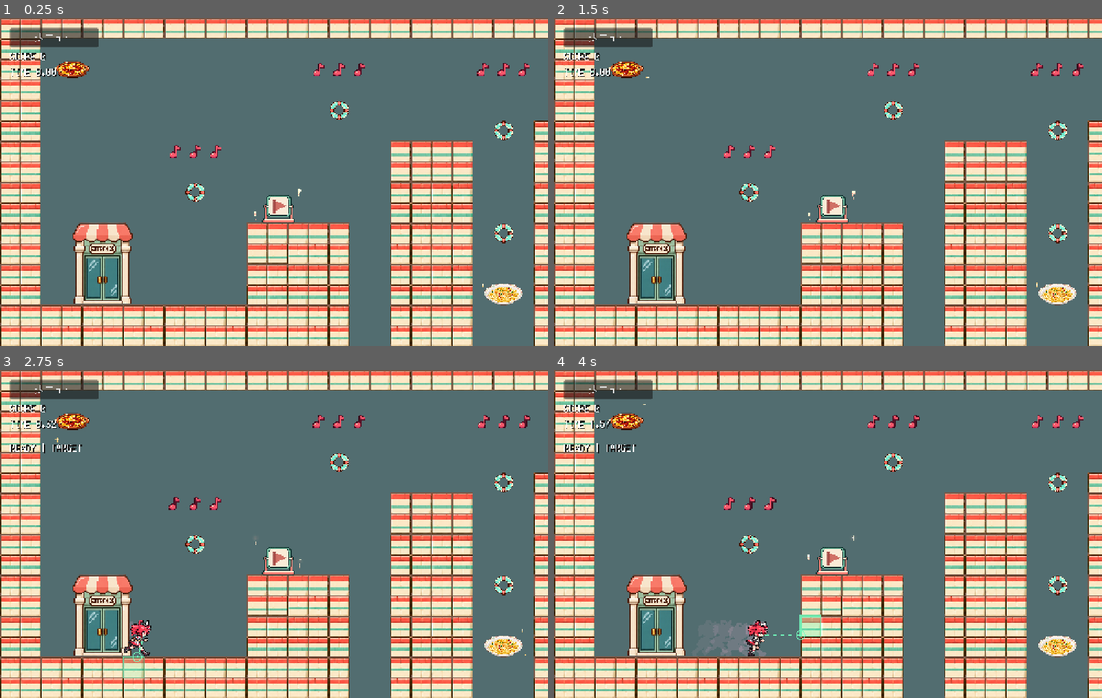
Above: before the commit, frames 1-4 (two rows, left to right).
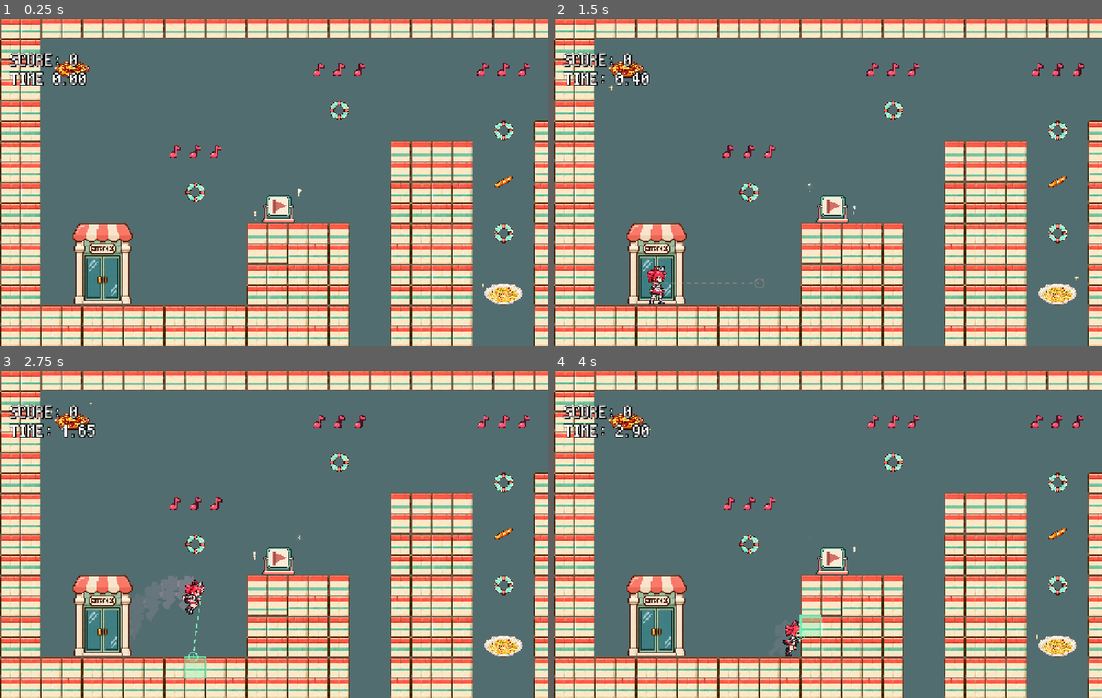
Above: after the commit, the same moments.

Repository: syun77/gd_bungee_gum
Game: Godot game, scene res://scenes/game_time_attack.tscn
Two runs of this game, one before a commit and one after it. Both use one fixed random seed, a clock stepped at 60 frames per second and the inputs below. Sound files missing from this copy of the repository are replaced by a short silence.
Inputs (mouse positions are in pixels of both pictures, inside the frame that each line leads up to):
- Up to frame 1 (0.25 s): no input
- Up to frame 2 (1.5 s): click (608, 37) at 0.5 s, where only the run before the commit has a clickable "メニュー"; click (828, 155) at 1.25 s, where only the run before the commit has a clickable "リトライ"
- Up to frame 3 (2.75 s): tap Enter (ui_accept) at 2 s; move the mouse to (394, 517) at 2.02 s; hold D (move_right) from 2.03 s (still down); hold Down (aim_down) from 2.03 s (still down); click (394, 517) at 2.17 s; tap Z (jump) at 2.27 s
- Up to frame 4 (4 s): release D (move_right) at 2.75 s; release Down (aim_down) at 2.75 s; drag from (718, 550) to (625, 422) at 2.77 s; move the mouse to (882, 461) at 3.52 s; hold D (move_right) from 3.53 s (still down); tap Right (aim_right) at 3.6 s; click (882, 461) at 3.67 s

The runs differ from the first frame. In frame 1, 1.9% of the frame differs, in the area x 1-94%, y 2-52%; in frame 2, 2.3%; in frame 3, 3.6%, in the area x 1-97%, y 2-94%; in frame 4, 3.0%.

Commit message:
HUD調整

Diff:
--- /dev/null
+++ b/gd-bungee-gum/resources/hud_score_theme.tres
@@ -0,0 +1,13 @@
+[gd_resource type="Theme" format=3 uid="uid://clkee6ikd4b30"]
+
+[ext_resource type="FontFile" uid="uid://djyl28bp2yobx" path="res://assets/fonts/PixelMplus10-Regular.ttf" id="1_aktja"]
+
+[resource]
+default_font = ExtResource("1_aktja")
+default_font_size = 40
+Label/colors/font_color = Color(1, 1, 1, 1)
+Label/colors/font_outline_color = Color(0, 0, 0, 1)
+Label/colors/font_shadow_color = Color(0.1, 0.1, 0.1, 1)
+Label/constants/outline_size = 8
+Label/constants/shadow_offset_x = 2
+Label/constants/shadow_offset_y = 2
--- /dev/null
+++ b/gd-bungee-gum/resources/hud_timer_theme.tres
@@ -0,0 +1,13 @@
+[gd_resource type="Theme" format=3 uid="uid://ypw0ml8rlij5"]
+
+[ext_resource type="FontFile" uid="uid://djyl28bp2yobx" path="res://assets/fonts/PixelMplus10-Regular.ttf" id="1_xvvy3"]
+
+[resource]
+default_font = ExtResource("1_xvvy3")
+default_font_size = 40
+Label/colors/font_color = Color(1, 1, 1, 1)
+Label/colors/font_outline_color = Color(0, 0, 0, 1)
+Label/colors/font_shadow_color = Color(0.1, 0.1, 0.1, 1)
+Label/constants/outline_size = 8
+Label/constants/shadow_offset_x = 2
+Label/constants/shadow_offset_y = 2
--- a/gd-bungee-gum/resources/score_popup_theme.tres
+++ b/gd-bungee-gum/resources/score_popup_theme.tres
@@ -1,10 +1,10 @@
 [gd_resource type="Theme" format=3 uid="uid://dinywbm7mcwyy"]
 
-[ext_resource type="FontFile" uid="uid://c4tskst2d0ixh" path="res://assets/fonts/PixelMplus12-Regular.ttf" id="1"]
+[ext_resource type="FontFile" uid="uid://v4buufjxs3ib" path="res://assets/fonts/PixelMplus10-Bold.ttf" id="1_aa0xc"]
 
 [resource]
-default_font = ExtResource("1")
-default_font_size = 24
-Label/colors/font_color = Color(0.76296526, 0.6653618, 5.0055983e-06, 1)
-Label/colors/font_outline_color = Color(1, 1, 1, 1)
-Label/constants/outline_size = 1
+default_font = ExtResource("1_aa0xc")
+default_font_size = 30
+Label/colors/font_color = Color(0.91452706, 0.9999948, 0.36090606, 1)
+Label/colors/font_outline_color = Color(0, 0, 0, 1)
+Label/constants/outline_size = 8
--- a/gd-bungee-gum/scenes/game.tscn
+++ b/gd-bungee-gum/scenes/game.tscn
@@ -1,101 +1,85 @@
-[gd_scene load_steps=13 format=3]
+[gd_scene format=3 uid="uid://u642wwu1xefu"]
 
-[ext_resource type="PackedScene" path="res://scenes/stages/theater_stage.tscn" id="1"]
-[ext_resource type="PackedScene" path="res://scenes/characters/player.tscn" id="2"]
-[ext_resource type="Script" path="res://scripts/game.gd" id="3"]
+[ext_resource type="PackedScene" uid="uid://vy4qy0kxefw1" path="res://scenes/stages/theater_stage.tscn" id="1"]
+[ext_resource type="PackedScene" uid="uid://bkcjfo8j82sw1" path="res://scenes/characters/player.tscn" id="2"]
+[ext_resource type="Script" uid="uid://sspiiado8egh" path="res://scripts/game.gd" id="3"]
+[ext_resource type="Script" uid="uid://dn8lthsdojpa8" path="res://scripts/gum_connection.gd" id="4"]
+[ext_resource type="PackedScene" path="res://scenes/props/gum_box.tscn" id="5"]
+[ext_resource type="Resource" uid="uid://cg8q5jqsbnmcs" path="res://resources/game_settings.tres" id="6"]
+[ext_resource type="PackedScene" path="res://scenes/effects/gum_attachment_effect.tscn" id="7"]
+[ext_resource type="PackedScene" path="res://scenes/effects/landing_dust_effect.tscn" id="8"]
+[ext_resource type="Script" uid="uid://cv488pcxuwl1w" path="res://scripts/gum_shot_particles.gd" id="9"]
+[ext_resource type="Script" uid="uid://cjfldbpaik30q" path="res://scripts/gum_hit_particles.gd" id="10"]
+[ext_resource type="Script" uid="uid://64manah8i08" path="res://scripts/gum_hit_shockwave.gd" id="11"]
+[ext_resource type="PackedScene" path="res://scenes/props/pulley_trolley.tscn" id="12"]
+[ext_resource type="Theme" uid="uid://clkee6ikd4b30" path="res://resources/hud_score_theme.tres" id="13"]
+[ext_resource type="Theme" uid="uid://ypw0ml8rlij5" path="res://resources/hud_timer_theme.tres" id="14"]
 
-[ext_resource type="Script" path="res://scripts/gum_connection.gd" id="4"]
-[ext_resource type="PackedScene" path="res://scenes/props/gum_box.tscn" id="5"]
-
-[ext_resource type="Resource" path="res://resources/game_settings.tres" id="6"]
-
-[ext_resource type="PackedScene" path="res://scenes/effects/gum_attachment_effect.tscn" id="7"]
-
-[ext_resource type="PackedScene" path="res://scenes/effects/landing_dust_effect.tscn" id="8"]
-
-[ext_resource type="Script" path="res://scripts/gum_shot_particles.gd" id="9"]
-
-[ext_resource type="Script" path="res://scripts/gum_hit_particles.gd" id="10"]
-
-[ext_resource type="Script" path="res://scripts/gum_hit_shockwave.gd" id="11"]
-
-[ext_resource type="PackedScene" path="res://scenes/props/pulley_trolley.tscn" id="12"]
-
-[node name="Game" type="Node2D"]
+[node name="Game" type="Node2D" unique_id=924366412]
 script = ExtResource("3")
 settings = ExtResource("6")
 
-[node name="TheaterStage" parent="." instance=ExtResource("1")]
+[node name="TheaterStage" parent="." unique_id=21892051 instance=ExtResource("1")]
 
-[node name="Player" parent="." instance=ExtResource("2")]
+[node name="Player" parent="." unique_id=44715239 instance=ExtResource("2")]
 
-[node name="Gum" type="Node2D" parent="."]
+[node name="Gum" type="Node2D" parent="." unique_id=1865170451]
 z_index = 5
 script = ExtResource("4")
 
-[node name="GumShotParticles" type="Node2D" parent="."]
+[node name="GumShotParticles" type="Node2D" parent="." unique_id=542293802]
 z_index = 4
 script = ExtResource("9")
 
-[node name="GumHitShockwave" type="Node2D" parent="."]
+[node name="GumHitShockwave" type="Node2D" parent="." unique_id=1611868943]
 z_index = 4
 script = ExtResource("11")
 
-[node name="GumHitParticles" type="Node2D" parent="."]
+[node name="GumHitParticles" type="Node2D" parent="." unique_id=647908062]
 z_index = 5
 script = ExtResource("10")
 
-[node name="GumAttachmentEffect" parent="." instance=ExtResource("7")]
+[node name="GumAttachmentEffect" parent="." unique_id=524252792 instance=ExtResource("7")]
 
-[node name="LandingDustEffect" parent="." instance=ExtResource("8")]
+[node name="LandingDustEffect" parent="." unique_id=1296053373 instance=ExtResource("8")]
 
-[node name="LightBox" parent="." instance=ExtResource("5")]
+[node name="LightBox" parent="." unique_id=1736731684 instance=ExtResource("5")]
 position = Vector2(360, 610)
 
-[node name="HeavyBox" parent="." instance=ExtResource("5")]
+[node name="HeavyBox" parent="." unique_id=1101461875 instance=ExtResource("5")]
+modulate = Color(0.9, 0.6, 0.7, 1)
 position = Vector2(500, 610)
 mass = 6.0
-modulate = Color(0.9, 0.6, 0.7, 1)
 
-[node name="PuzzleLightBox" parent="." instance=ExtResource("5")]
+[node name="PuzzleLightBox" parent="." unique_id=1204532768 instance=ExtResource("5")]
 position = Vector2(1952, 620)
 
-[node name="PuzzleHeavyBox" parent="." instance=ExtResource("5")]
+[node name="PuzzleHeavyBox" parent="." unique_id=852446898 instance=ExtResource("5")]
+modulate = Color(0.9, 0.6, 0.7, 1)
 position = Vector2(2752, 428)
 mass = 6.0
-modulate = Color(0.9, 0.6, 0.7, 1)
 
-[node name="PulleyTrolley" parent="." instance=ExtResource("12")]
+[node name="PulleyTrolley" parent="." unique_id=857657502 instance=ExtResource("12")]
 position = Vector2(944, 384)
 
-[node name="Camera2D" type="Camera2D" parent="."]
+[node name="Camera2D" type="Camera2D" parent="." unique_id=1185809244]
 limit_left = 0
 limit_top = 0
 limit_right = 5120
 limit_bottom = 768
 
-[node name="HUD" type="CanvasLayer" parent="."]
+[node name="HUD" type="CanvasLayer" parent="." unique_id=670439807]
 
-[node name="Status" type="Label" parent="HUD"]
-offset_left = 24.0
-offset_top = 168.0
-theme_override_colors/font_shadow_color = Color(0.1, 0.1, 0.1, 1)
-theme_override_constants/shadow_offset_x = 2
-theme_override_constants/shadow_offset_y = 2
-
-[node name="Menu" type="Button" parent="HUD"]
-offset_left = 24.0
-offset_top = 24.0
-offset_right = 230.0
-offset_bottom = 68.0
-focus_mode = 0
-text = "メニュー"
-
-[node name="Score" type="Label" parent="HUD"]
+[node name="Score" type="Label" parent="HUD" unique_id=1569635]
 offset_left = 24.0
 offset_top = 76.0
-mouse_filter = 2
-theme_override_colors/font_shadow_color = Color(0.1, 0.1, 0.1, 1)
-theme_override_constants/shadow_offset_x = 2
-theme_override_constants/shadow_offset_y = 2
+theme = ExtResource("13")
 text = "SCORE 0"
+
+[node name="Timer" type="Label" parent="HUD" unique_id=1382531452]
+offset_left = 24.0
+offset_top = 120.0
+offset_right = 204.0
+offset_bottom = 164.0
+theme = ExtResource("14")
+text = "TIME 0.00"
--- a/gd-bungee-gum/scenes/stages/time_attack.tscn
+++ b/gd-bungee-gum/scenes/stages/time_attack.tscn
@@ -249,7 +249,7 @@
 
 [node name="Baguettes" type="TileMapLayer" parent="." unique_id=70104694]
 position = Vector2(0, 16)
-tile_map_data = PackedByteArray("AAAgABAAAAAAAAAAAAApABIAAAAAAAAAAAA=")
+tile_map_data = PackedByteArray("AAAgABAAAAAAAAAAAAApABIAAAAAAAAAAAAYAA8AAAAAAAAAAAA=")
 tile_set = ExtResource("5_baguette")
 collision_enabled = false
 
--- a/gd-bungee-gum/scripts/food_collectible.gd
+++ b/gd-bungee-gum/scripts/food_collectible.gd
@@ -1,6 +1,6 @@
 extends Area2D
 ## Scene tile collectible; gum can reel it to the player's hand.
-const POINTS := 1000
+const POINTS := 300
 const ScorePopup = preload("res://scripts/score_popup.gd")
 const CollectionEffect = preload("res://scripts/food_collect_effect.gd")
 const IdleEffect = preload("res://scripts/food_idle_effect.gd")
--- a/gd-bungee-gum/scripts/game.gd
+++ b/gd-bungee-gum/scripts/game.gd
@@ -26,7 +26,6 @@
 @onready var player_shape: CollisionShape2D = $Player/CollisionShape2D
 @onready var camera: Camera2D = $Camera2D
 @onready var gum: Node2D = $Gum
-@onready var status: Label = $HUD/Status
 var spike_sweep: ShapeCast2D
 var restarting := false
 var death_effect: Sprite2D
@@ -76,10 +75,8 @@
 	$PulleyTrolley.bind(gum)
 
 func _setup_timer() -> void:
-	timer_label = $HUD/Score.duplicate()
-	timer_label.name = "Timer"
-	timer_label.position.y = 112.0
-	$HUD.add_child(timer_label)
+	timer_label = $HUD/Timer
+	timer_label.show()
 	var record := ConfigFile.new()
 	if record.load(TIME_ATTACK_RECORD) == OK:
 		best_time = record.get_value("record", "seconds", 0.0)
@@ -101,7 +98,7 @@
 		if saved.get("scene") == scene_file_path:
 			collected_items = saved.get("collected_items", {}).duplicate()
 			score = saved.get("score", 0)
-	$HUD/Score.text = "SCORE %d" % score
+	$HUD/Score.text = "SCORE: %d" % score
 	_register_pickups($TheaterStage)
 
 func _register_pickups(host: Node) -> void:
@@ -138,7 +135,6 @@
 	pause_menu.retry_requested.connect(restart)
 	pause_menu.selection_requested.connect(return_to_stage_select)
 	pause_menu.resumed.connect(func(): suppress_gameplay_tick = true)
-	$HUD/Menu.pressed.connect(pause_menu.open)
 
 func _setup_entrance() -> void:
 	entrance = preload("res://scripts/stage_entrance.gd").new()
@@ -226,7 +222,7 @@
 		return
 	if time_attack:
 		elapsed += delta
-		timer_label.text = "TIME %.2f" % elapsed
+		timer_label.text = "TIME: %.2f" % elapsed
 	if is_instance_valid(death_effect):
 		if death_effect.step(delta):
 			restart(true)
@@ -255,7 +251,6 @@
 		return
 	_update_camera(delta)
 	gum.update_aim(_aim_target())
-	_update_status()
 
 func _setup_checkpoints() -> void:
 	var checkpoints := get_node_or_null("TheaterStage/Checkpoints")
@@ -375,21 +370,6 @@
 	elif gum.state != gum.State.OUTBOUND:
 		gum.fire(aim_direction)
 		player.fire_gum()
-
-func _update_status() -> void:
-	if gum.connected():
-		status.text = "%s | TENSION %d%% | LENGTH %.0f / REST %.0f | LIMIT %.0f%% | PIVOTS %d" % [
-			"CONTRACT" if gum.mode == gum.Mode.CONTRACT else "LOOSEN",
-			gum.tension / gum.settings.maximum_tension * 100.0,
-			gum.path.length, gum.rest_length,
-			gum.path.length / gum.settings.maximum_length * 100.0, gum.path.pivots.size()]
-	else:
-		var phase: String = gum.release_reason
-		if gum.state == gum.State.OUTBOUND:
-			phase = "FLYING"
-		elif gum.state == gum.State.RETURNING:
-			phase = "RETURNING"
-		status.text = "%s | %s" % [phase, "TARGET" if gum.aim_valid else "NO TARGET"]
 
 func return_to_stage_select() -> void:
 	if restarting:
--- a/gd-bungee-gum/tools/verify_food_reel.gd
+++ b/gd-bungee-gum/tools/verify_food_reel.gd
@@ -70,7 +70,7 @@
 		previous_distance = distance
 	check(not is_instance_valid(food), "Reaching hand collects food")
 	var popup := root.get_node_or_null("ScorePopup") as Label
-	check(popup != null and popup.text == "1000", "Gum collection displays food points")
+	check(popup != null and popup.text == "300", "Gum collection displays food points")
 	check(get_nodes_in_group("food_collect_effects").size() == 1, "Successful reel spawns collection burst")
 	check(player.food_jump_available and gum.state == gum.State.READY, "Successful collection grants jump and restores ready")
 	Input.action_release("jump")
--- a/gd-bungee-gum/tools/verify_music_note_pickup.gd
+++ b/gd-bungee-gum/tools/verify_music_note_pickup.gd
@@ -78,7 +78,7 @@
 	assert(is_instance_valid(popup) and popup.position.y < popup_y, "Popup survives note deletion and rises")
 	await create_timer(0.6).timeout
 	assert(not is_instance_valid(popup), "Popup expires")
-	for entry in [["res://scenes/items/baguette.tscn", "30"], ["res://scenes/items/foods/milano_doria.tscn", "1000"]]:
+	for entry in [["res://scenes/items/baguette.tscn", "30"], ["res://scenes/items/foods/milano_doria.tscn", "300"]]:
 		var item = load(entry[0]).instantiate()
 		root.add_child(item)
 		item.position = Vector2(300, -300)
--- a/gd-bungee-gum/tools/verify_stage_select.gd
+++ b/gd-bungee-gum/tools/verify_stage_select.gd
@@ -13,6 +13,14 @@
 	await process_frame
 	await process_frame
 
+func toggle_menu() -> void:
+	for pressed in [true, false]:
+		var event := InputEventAction.new()
+		event.action = &"pause_menu"
+		event.pressed = pressed
+		Input.parse_input_event(event)
+		Input.flush_buffered_events()
+
 func verify() -> void:
 	var startup: String = ProjectSettings.get_setting("application/run/main_scene")
 	check(startup == "res://scenes/game_time_attack.tscn", "F5 starts Time Attack directly")
@@ -21,8 +29,8 @@
 	check(current_scene.time_attack, "Startup is Time Attack")
 	current_scene._clear_stage()
 	var results := current_scene.get_node("HUD").find_children("*", "Button", true, false)
-	check(results.size() == 2, "Time Attack result offers only retry beside HUD menu")
-	current_scene.get_node("HUD/Menu").pressed.emit()
+	check(results.size() == 1, "Time Attack result offers only retry")
+	toggle_menu()
 	check(current_scene.pause_menu.is_open, "Time Attack menu opens after clear")
 	current_scene.pause_menu.buttons[1].pressed.emit()
 	await settle()
@@ -71,10 +79,10 @@
 		var pickup = layer.get_child(0)
 		pickup.collect()
 		pickup.collect()
-		var points: int = {"Foods": 1000, "Baguettes": 30, "MusicNotes": 10}[layer_name]
+		var points: int = {"Foods": 300, "Baguettes": 30, "MusicNotes": 10}[layer_name]
 		check(current_scene.score == score_before + points, "Pickup awards points once: " + layer_name)
 	var collected_score: int = current_scene.score
-	check(collected_score >= 1040, "Food, baguette and note award points")
+	check(collected_score >= 340, "Food, baguette and note award points")
 	var first_checkpoint = current_scene.get_node("TheaterStage/Checkpoints/Checkpoint01")
 	current_scene._on_checkpoint_reached(first_checkpoint)
 	current_scene.restart(true)
@@ -98,11 +106,11 @@
 	check(current_scene.scene_file_path == "res://scenes/stage_select.tscn", "Menu returns to selection")
 	current_scene.start_button.pressed.emit()
 	await settle()
-	current_scene.get_node("HUD/Menu").pressed.emit()
-	check(current_scene.pause_menu.is_open, "HUD opens menu")
+	toggle_menu()
+	check(current_scene.pause_menu.is_open, "Menu action opens menu without HUD button")
 	current_scene.pause_menu.buttons[1].pressed.emit()
 	await settle()
-	check(current_scene.scene_file_path == "res://scenes/stage_select.tscn", "HUD button returns to selection")
+	check(current_scene.scene_file_path == "res://scenes/stage_select.tscn", "Menu action returns to selection")
 	for index in [1, 2]:
 		var scene_path: String = current_scene.Catalog.STAGES[index].scene
 		check(current_scene.stage_buttons.size() == 3, "Three playable stage cards")
Not shown, changed: AGENTS.md
Not shown, changed: WORKLOG.md
Not shown, changed: specs/baguette-score-item.md
Not shown, changed: specs/debug-text.md
Not shown, changed: specs/food-item-assets.md
Not shown, changed: specs/gum-flight-return.md
Not shown, changed: specs/keyboard-controls.md
Not shown, changed: specs/music-note-item-assets.md
